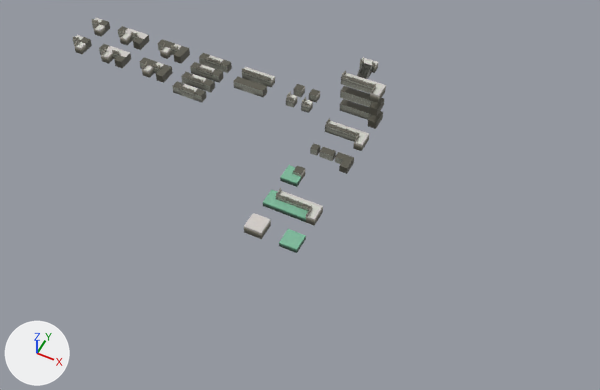
Renders of the FBX model Assets/Resources/Chunk/Terrain.fbx from each side of a commit.
Before and after are seen from a camera (50 mm lens) standing at (70.3, -126.3, 164.5) and looking at (2.6, 9.1, -4.8). Lighting does not change. The marker at lower left points along +X, +Y and +Z. Where no turn or scale is listed for an object, it has been applied to the vertices.

Script lines for the objects in view, before the commit:
```python
me_cube = bpy.data.meshes.new('Cube')
me_cube.from_pydata(...)  # 8 vertices, 6 faces; spans x -2.5..2.5, y -2.5..2.5, z 0.0..2.5
# faces by material slot: [1, 5]
me_cube.materials.append(mat_terrain)  # picture img_tex_terrain_png
me_cube.materials.append(mat_mat_ss_section)  # picture img_tex_ss_section_png
me_cube_053 = bpy.data.meshes.new('Cube.053')
me_cube_053.from_pydata(...)  # 181 vertices, 140 faces; spans x -2.5..2.5, y -4.5..2.5, z 0.0..3.86
# faces by material slot: [69, 71]
me_cube_053.materials.append(mat_mat_ss_section)  # picture img_tex_ss_section_png
me_cube_053.materials.append(mat_mat_ss_stoneedge)  # picture img_tex_ss_stoneedge_png
me_cube_064 = bpy.data.meshes.new('Cube.064')
me_cube_064.from_pydata(...)  # 8 vertices, 6 faces; spans x -2.5..2.5, y -2.5..2.5, z 0.0..1.5
# faces by material slot: [5, 1]
me_cube_064.materials.append(mat_terrain)  # picture img_tex_terrain_png
me_cube_064.materials.append(mat_mat_ss_section)  # picture img_tex_ss_section_png
ob_ground = bpy.data.objects.new('Ground', me_cube)
ob_ground.location = (0.0, -10.0, 0.0)
ob_stone_stair = bpy.data.objects.new('Stone_Stair', me_cube_053)
ob_stone_stair.location = (0.0, 60.0, 0.0)
ob_water = bpy.data.objects.new('Water', me_cube_064)
ob_water.location = (10.0, -10.0, 0.0)
```
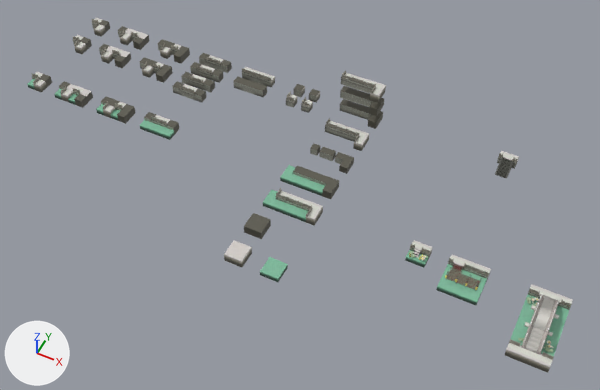
Where the change shows, as pixel boxes (x1, y1, x2, y2) in the pictures (600 x 390 px):
'Bridge', added
    after: (505, 284, 573, 373)
'Ferry', added
    after: (436, 255, 491, 305)
'Ground', moved
    before: (244, 213, 271, 239)
    after: (224, 240, 252, 267)
'Water', moved
    before: (279, 229, 306, 253)
    after: (260, 257, 288, 282)
'Stone_Stair', moved
    before: (357, 57, 378, 79)
    after: (495, 151, 519, 179)
'WaterStair', added
    after: (405, 240, 432, 267)
'Ground-1', added
    after: (244, 213, 271, 239)
'Embankment_InnerCorner-1', added
    after: (314, 175, 339, 199)
'Embankment_Edge-1', added
    after: (297, 168, 322, 193)
'Embankment_Edge-3', added
    after: (155, 117, 179, 140)
'Embankment_InnerCorner-3', added
    after: (110, 102, 135, 124)
'Embankment_InnerCorner-5', added
    after: (68, 86, 93, 108)
'Embankment_InnerCorner-6', added
    after: (27, 72, 52, 92)
'Embankment_Edge-2', added
    after: (140, 112, 163, 134)
'Embankment_InnerCorner-2', added
    after: (96, 96, 120, 118)
'Embankment_InnerCorner-4', added
    after: (54, 81, 77, 102)

Edits to the bpy script that builds the scene:
```text
Add mat_ceiling:
    mat_ceiling = bpy.data.materials.new('Ceiling')
    # uses the picture img_tex_ceiling_png
    # uses the picture img_tex_ceiling_png_001
Add mat_stone_arch:
    mat_stone_arch = bpy.data.materials.new('Stone_Arch')
    # uses the picture img_tex_stone_arch_png
    # uses the picture img_tex_stone_arch_png_001
Add mat_stonepaving:
    mat_stonepaving = bpy.data.materials.new('StonePaving')
    # uses the picture img_tex_stonepaving_png
Change ob_water:
    ob_water.location: (10.0, -10.0, 0.0) -> (10.0, -20.0, 0.0)
Change ob_ground:
    ob_ground.location: (0.0, -10.0, 0.0) -> (0.0, -20.0, 0.0)
Change ob_stone_stair:
    ob_stone_stair.location: (0.0, 60.0, 0.0) -> (50.0, 40.0, 0.0)
Add ob_ground_1:
    ob_ground_1 = bpy.data.objects.new('Ground-1', me_cube_191)  # a box spanning x -2.5..2.5, y -2.5..2.5, z 0.0..2.5; in mat_mat_ss_section (picture img_tex_ss_section_png)
    ob_ground_1.location = (0.0, -10.0, 0.0)
Add ob_waterstair:
    ob_waterstair = bpy.data.objects.new('WaterStair', me_cube_193)  # 2430 vertices, 1874 faces; spans x -2.5..2.5, y -2.5..2.5, z 0.0..3.8; in mat_mat_ss_section (picture img_tex_ss_section_png), mat_mat_ss_stoneedge (picture img_tex_ss_stoneedge_png), mat_terrain (picture img_tex_terrain_png), mat_pallet (picture img_tex_pallet_png)
    ob_waterstair.location = (40.0, 0.0, 0.0)
Add ob_ferry:
    ob_ferry = bpy.data.objects.new('Ferry', me_cube_166)  # 507 vertices, 377 faces; spans x -2.5..7.5, y -7.5..2.5, z 0.0..4.8; in mat_mat_ss_section (picture img_tex_ss_section_png), mat_mat_ss_stoneedge (picture img_tex_ss_stoneedge_png), mat_terrain (picture img_tex_terrain_png), mat_pallet (picture img_tex_pallet_png)
    ob_ferry.location = (50.0, 0.0, 0.0)
Add ob_embankment_innercorner_6:
    ob_embankment_innercorner_6 = bpy.data.objects.new('Embankment_InnerCorner-6', me_cube_181)  # 119 vertices, 84 faces; spans x -2.5..2.5, y -2.5..2.5, z 0.0..3.8; in mat_mat_ss_section (picture img_tex_ss_section_png), mat_mat_ss_stoneedge (picture img_tex_ss_stoneedge_png), mat_terrain (picture img_tex_terrain_png)
    ob_embankment_innercorner_6.location = (-85.0, 10.0, 0.0)
Add ob_embankment_edge_2:
    ob_embankment_edge_2 = bpy.data.objects.new('Embankment_Edge-2', me_cube_170)  # 107 vertices, 76 faces; spans x -2.5..2.5, y -2.5..2.5, z 0.0..3.8; in mat_mat_ss_section (picture img_tex_ss_section_png), mat_mat_ss_stoneedge (picture img_tex_ss_stoneedge_png), mat_terrain (picture img_tex_terrain_png)
    ob_embankment_edge_2.location = (-45.0, 10.0, 0.0)
Add ob_embankment_innercorner_2:
    ob_embankment_innercorner_2 = bpy.data.objects.new('Embankment_InnerCorner-2', me_cube_178)  # 71 vertices, 51 faces; spans x -2.5..2.5, y -2.5..2.5, z 0.0..3.8; in mat_mat_ss_section (picture img_tex_ss_section_png), mat_mat_ss_stoneedge (picture img_tex_ss_stoneedge_png), mat_terrain (picture img_tex_terrain_png)
    ob_embankment_innercorner_2.location = (-60.0, 10.0, 0.0)
Add ob_embankment_innercorner_5:
    ob_embankment_innercorner_5 = bpy.data.objects.new('Embankment_InnerCorner-5', me_cube_179)  # 72 vertices, 51 faces; spans x -2.5..2.5, y -2.5..2.5, z 0.0..3.8; in mat_mat_ss_section (picture img_tex_ss_section_png), mat_mat_ss_stoneedge (picture img_tex_ss_stoneedge_png), mat_terrain (picture img_tex_terrain_png)
    ob_embankment_innercorner_5.location = (-70.0, 10.0, 0.0)
Add ob_embankment_innercorner_1:
    ob_embankment_innercorner_1 = bpy.data.objects.new('Embankment_InnerCorner-1', me_cube_175)  # 23 vertices, 18 faces; spans x -2.5..2.5, y -2.5..2.5, z 0.0..2.5; in mat_mat_ss_section (picture img_tex_ss_section_png), mat_mat_ss_stoneedge (picture img_tex_ss_stoneedge_png), mat_terrain (picture img_tex_terrain_png)
    ob_embankment_innercorner_1.location = (10.0, 10.0, 0.0)
Add ob_embankment_innercorner_4:
    ob_embankment_innercorner_4 = bpy.data.objects.new('Embankment_InnerCorner-4', me_cube_180)  # 71 vertices, 51 faces; spans x -2.5..2.5, y -2.5..2.5, z 0.0..3.8; in mat_mat_ss_section (picture img_tex_ss_section_png), mat_mat_ss_stoneedge (picture img_tex_ss_stoneedge_png), mat_terrain (picture img_tex_terrain_png)
    ob_embankment_innercorner_4.location = (-75.0, 10.0, 0.0)
Add ob_bridge:
    ob_bridge = bpy.data.objects.new('Bridge', me_cube_085)  # 5747 vertices, 4287 faces; spans x -2.5..7.5, y -17.5..2.5, z 0.0..5.7; in mat_mat_ss_section (picture img_tex_ss_section_png), mat_mat_ss_stoneedge (picture img_tex_ss_stoneedge_png), mat_terrain (picture img_tex_terrain_png), mat_stonerailing (its picture is missing), mat_pallet (picture img_tex_pallet_png)
    ob_bridge.location = (70.0, 0.0, 0.0)
Add ob_embankment_edge_1:
    ob_embankment_edge_1 = bpy.data.objects.new('Embankment_Edge-1', me_cube_168)  # 15 vertices, 11 faces; spans x -2.5..2.5, y -2.5..2.5, z 0.0..2.5; in mat_mat_ss_section (picture img_tex_ss_section_png), mat_mat_ss_stoneedge (picture img_tex_ss_stoneedge_png), mat_terrain (picture img_tex_terrain_png)
    ob_embankment_edge_1.location = (5.0, 10.0, 0.0)
Add ob_embankment_innercorner_3:
    ob_embankment_innercorner_3 = bpy.data.objects.new('Embankment_InnerCorner-3', me_cube_177)  # 72 vertices, 51 faces; spans x -2.5..2.5, y -2.5..2.5, z 0.0..3.8; in mat_mat_ss_section (picture img_tex_ss_section_png), mat_mat_ss_stoneedge (picture img_tex_ss_stoneedge_png), mat_terrain (picture img_tex_terrain_png)
    ob_embankment_innercorner_3.location = (-55.0, 10.0, 0.0)
Add ob_embankment_edge_3:
    ob_embankment_edge_3 = bpy.data.objects.new('Embankment_Edge-3', me_cube_171)  # 108 vertices, 76 faces; spans x -2.5..2.5, y -2.5..2.5, z 0.0..3.8; in mat_mat_ss_section (picture img_tex_ss_section_png), mat_mat_ss_stoneedge (picture img_tex_ss_stoneedge_png), mat_terrain (picture img_tex_terrain_png)
    ob_embankment_edge_3.location = (-40.0, 10.0, 0.0)
```
